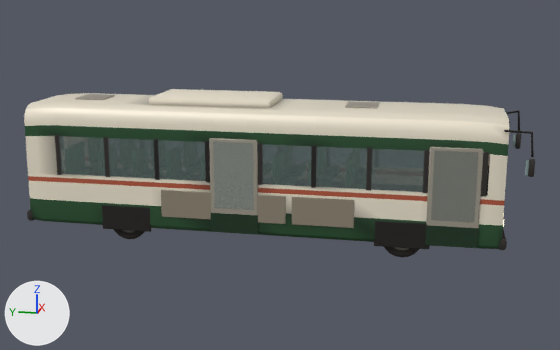
What one commit did to the glTF model public/world/assets/vehicles/coach_bus.glb.
The view is the same before and after, from a 50 mm lens placed at (-19.5, -4.38, 6.53), pointed at (0.0, -0.48, 1.66). The axes (+X, +Y, +Z) are drawn at lower left. The lights are the same throughout. The first picture is the older version. Where no turn or scale is listed for an object, it has been applied to the vertices. Vertices at exactly the same position are counted once.

Objects in the first picture: 'PART_door_front_mesh', 'PART_door_mid_mesh', 'coach_bus_mesh' and 2 more.
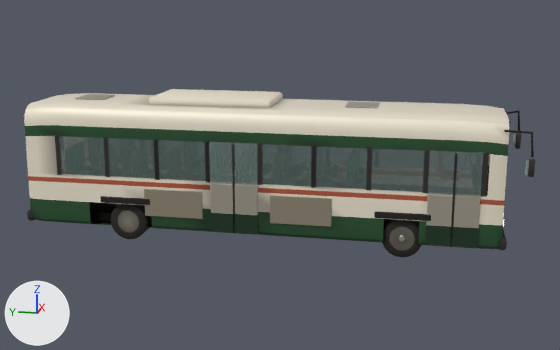
What differs and where, as boxes (x1, y1, x2, y2) in the pictures (560 x 350 px; the box of a moved part takes in the faces that stretch with it):
'PART_door_front_mesh', reshaped
    before: (425, 147, 483, 248)
    after: (425, 153, 480, 249)
'PART_door_mid_mesh', reshaped (6% shorter)
    before: (209, 138, 258, 235)
    after: (210, 144, 258, 235)
part 1 of me_coach_bus_mesh, moved or reshaped
    before: (161, 190, 211, 220)
    after: (144, 189, 203, 219)
part 2 of me_coach_bus_mesh, moved or reshaped
    before: (292, 197, 354, 228)
    after: (270, 195, 332, 227)
part 3 of me_coach_bus_mesh, moved or reshaped
    before: (374, 221, 430, 249)
    after: (374, 211, 431, 221)
part 4 of me_coach_bus_mesh, moved or reshaped
    before: (102, 205, 151, 232)
    after: (100, 196, 150, 205)
part 5 of me_coach_bus_mesh, deleted (brown)
    before: (257, 195, 286, 224)
part 6 of me_coach_bus_mesh, edited (looks the same)
    both: (65, 93, 509, 242)
part 7 of me_part_door_front_mesh, moved or reshaped
    before: (426, 147, 483, 227)
    after: (426, 194, 480, 246)
part 8 of me_part_door_front_mesh, added
    after: (450, 153, 457, 247)
part 9 of me_part_door_mid_mesh, moved or reshaped
    before: (209, 138, 258, 215)
    after: (210, 183, 258, 215)
part 10 of me_part_door_mid_mesh, added
    after: (232, 144, 235, 233)

The change, as a diff of the scene's bpy script:
```diff
--- a/public/world/assets/vehicles/coach_bus.glb.py
+++ b/public/world/assets/vehicles/coach_bus.glb.py
@@ me_coach_bus_mesh @@
 # used by ob_coach_bus_mesh; location = (0.0, 0.0, 0.0)
-me_coach_bus_mesh.from_pydata(...)  # 6788 vertices, 12854 faces; spans x -1.62..1.62, y -6.67..6.22, z 0.29..3.75
+me_coach_bus_mesh.from_pydata(...)  # 4428 vertices, 8098 faces; spans x -1.62..1.62, y -6.67..6.22, z 0.35..3.75
+# me_coach_bus_mesh part 1: the loose piece of 24 vertices spanning x -1.29..-1.25, y 0.83..2.38, z 0.72..1.44 is moved by (0.0, 0.45, 0.0)
+# me_coach_bus_mesh part 2: the loose piece of 24 vertices spanning x -1.29..-1.25, y -2.57..-1.02, z 0.72..1.44 is moved by (0.0, 0.55, 0.0)
+# me_coach_bus_mesh part 3: the loose piece of 24 vertices spanning x -1.28..-1.23, y -4.42..-3.08, z 0.29..0.95 is scaled about its middle by (1, 1.02, 0.207), then moved by (-0.02, 0.0, 0.48)
+# me_coach_bus_mesh part 4: the loose piece of 24 vertices spanning x -1.28..-1.23, y 2.68..4.02, z 0.29..0.95 is scaled about its middle by (1, 1.02, 0.207), then moved by (-0.02, 0.0, 0.48)
+# me_coach_bus_mesh part 5: the loose piece of 24 vertices spanning x -1.29..-1.25, y -0.88..0.67, z 0.72..1.44 is deleted
+# me_coach_bus_mesh part 6: 583 kept faces spanning x -1.27..1.27, y -6.13..6.13, z 0.37..3.72 get new vertex colours
+# other edits to the shape of me_coach_bus_mesh do not show in these pictures
 me_coach_bus_mesh.materials.append(mat_m_paint)
@@ me_part_door_front_mesh @@
 # used by ob_part_door_front_mesh; location = (0.0, 0.0, 0.0)
-me_part_door_front_mesh.from_pydata(...)  # 40 vertices, 68 faces; spans x -1.3..-1.24, y -5.54..-4.32, z 0.41..2.83
+me_part_door_front_mesh.from_pydata(...)  # 48 vertices, 80 faces; spans x -1.3..-1.24, y -5.54..-4.32, z 0.39..2.74
+# me_part_door_front_mesh part 7: the loose piece of 24 vertices spanning x -1.29..-1.24, y -5.54..-4.32, z 0.41..2.83 is scaled about its middle by (1, 1, 0.531), then moved by (0.0, 0.0, -0.58)
+# me_part_door_front_mesh part 8: a new loose piece, a box spanning x -1.297..-1.277, y -4.953..-4.903, z 0.4..2.7, in mat_m_rubber
+# other edits to the shape of me_part_door_front_mesh do not show in these pictures
 me_part_door_front_mesh.materials.append(mat_m_paint)
 me_part_door_front_mesh.materials.append(mat_m_glass)
+me_part_door_front_mesh.materials.append(mat_m_rubber)
@@ me_part_door_mid_mesh @@
 # used by ob_part_door_mid_mesh; location = (0.0, 0.0, 0.0)
-me_part_door_mid_mesh.from_pydata(...)  # 40 vertices, 68 faces; spans x -1.3..-1.24, y -0.16..1.06, z 0.41..2.83
+me_part_door_mid_mesh.from_pydata(...)  # 48 vertices, 80 faces; spans x -1.3..-1.24, y -0.16..1.06, z 0.39..2.74
+# me_part_door_mid_mesh part 9: the loose piece of 24 vertices spanning x -1.29..-1.24, y -0.16..1.06, z 0.41..2.83 is scaled about its middle by (1, 1, 0.531), then moved by (0.0, 0.0, -0.58)
+# me_part_door_mid_mesh part 10: a new loose piece, a box spanning x -1.297..-1.277, y 0.422..0.472, z 0.4..2.7, in mat_m_rubber
+# other edits to the shape of me_part_door_mid_mesh do not show in these pictures
 me_part_door_mid_mesh.materials.append(mat_m_paint)
 me_part_door_mid_mesh.materials.append(mat_m_glass)
+me_part_door_mid_mesh.materials.append(mat_m_rubber)
```
